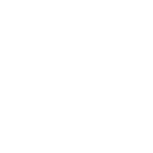
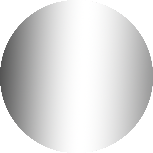
Before/after of a 153×153 layered artwork. What changed in the layer stack:
added layer "Layer 2" above "Ellipse 1" over [0, 0, 153, 153]
